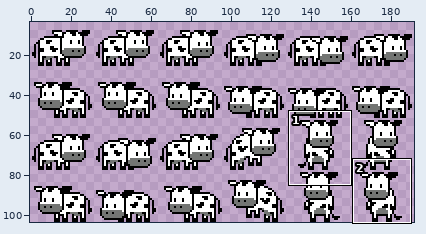
Two versions of one sprite sheet, gamepeach/debug/images/ufo_cow_w_2.png. Above, an overview of the earlier version with the close-up marked.
Close-up. The starting point:
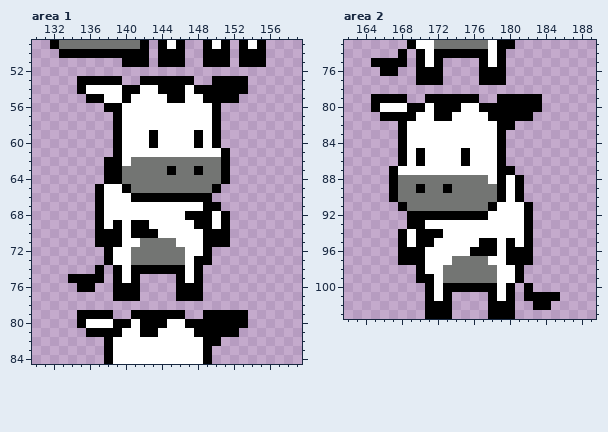
The file is 192x104 pixels. Shown: area 1: x 130..159, y 49..84; area 2: x 162..189, y 73..103. The wide view leaves out empty margins.
Once edited:
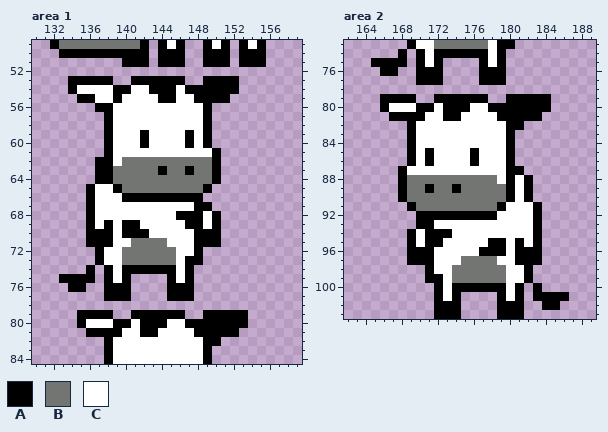
Palette (. is transparent): A #000000  B #737573  C #ffffff
Edits made:
Changed rows in their new state; - is an unchanged pixel.
Area 1:
first column x 133:
53 -A----.-A-----.-A---.
54 -AC---A-C-A--CA-----.
55 --A-C-AC---A-C-A---.-
56 ----A-C---------A.---
57 -----AC---------A.---
58 -----AC---------A.---
59 -----AC--AC---ACA.---
60 -----AC--AC---ACA.---
61 -----AC----------A.--
62 ----A-CB---------A.--
63 ----A-B----AB-AB-A.--
64 ----A-B----------A.--
65 ---AC-AB--------A.---
66 ---AC--A--------.----
67 ---AC----------A-.---
68 ---AC--------A--CA.--
69 ---ACACA-C----A-CA.--
70 ---A--CA--C----A--.--
71 ---A--C-B---C--A--.--
72 ----AC-B-----C-A.----
73 ----AC-B-----CA-.----
74 ---A.ACA-----CA.-----
75 A---.ACA.---ACA.-----
76 -A-.-A--.---A--.-----
77 -----A--.---A--.-----
Area 2:
first column x 165:
 79 .---A-.-----A-.----A--
 80 .A--C-AC--A-C------A--
 81 -.---A-C-A---C----A---
 82 ---.A---------C-A-----
 83 ---.A---------CA------
 84 ---.A---------CA------
 85 ---.ACA---CA--CA------
 86 ---.ACA---CA--CA------
 87 --.A----------C-A-----
 88 --.A---------BCACA----
 89 --.A-BA-BA----BACA----
 90 --.A----------BACA----
 91 ---.A--------BA--CA---
 92 ----.--------A---CA---
 93 ----.-A----------CA---
 94 ---.AC--A--------CA---
 95 ---.AC-A----C-ACACA---
 96 ---.--A----C--AC--A---
 97 ---.--A--C---B-C--A---
 98 -----.A-C-----B-CA----
 99 -----.-AC-----B-CA----
100 ------.AC-----ACA.A---
101 ------.ACA---.ACA.---A
102 ------.--A---.--A-.-A-
103 ------.--A---.--A-----
Boxes around the changes in both close-ups, in picture pixels (x1, y1, x2, y2):
changed: (59, 76, 248, 301)
changed: (371, 94, 569, 319)
